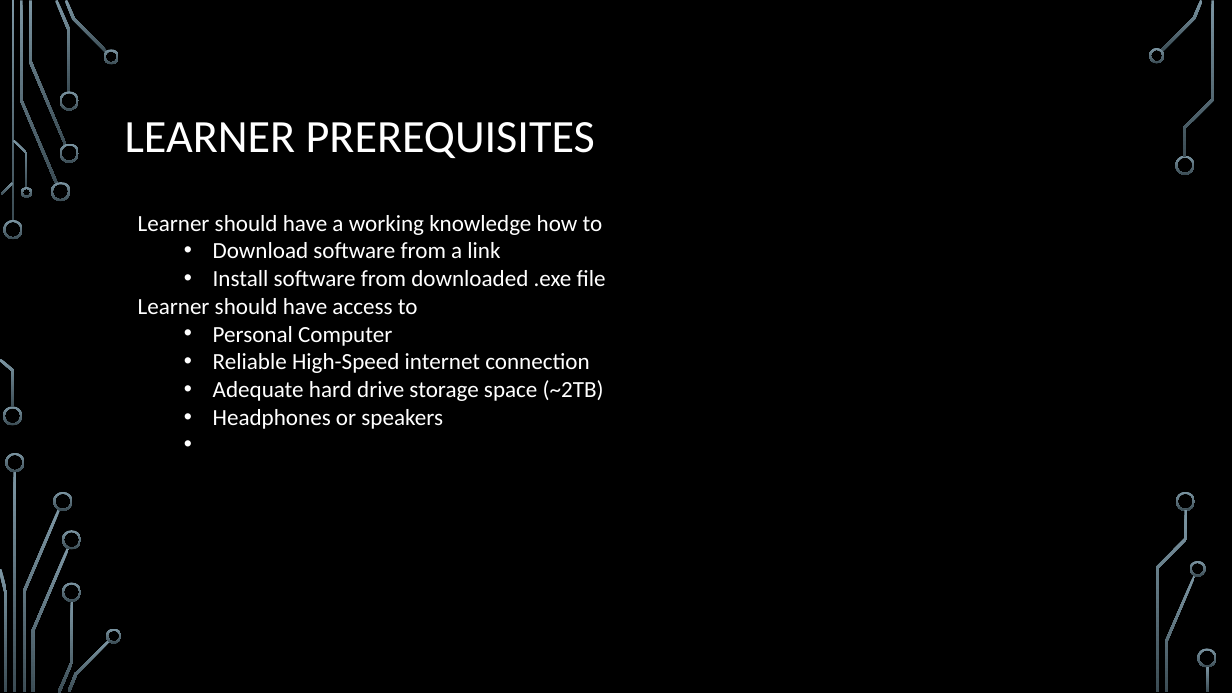
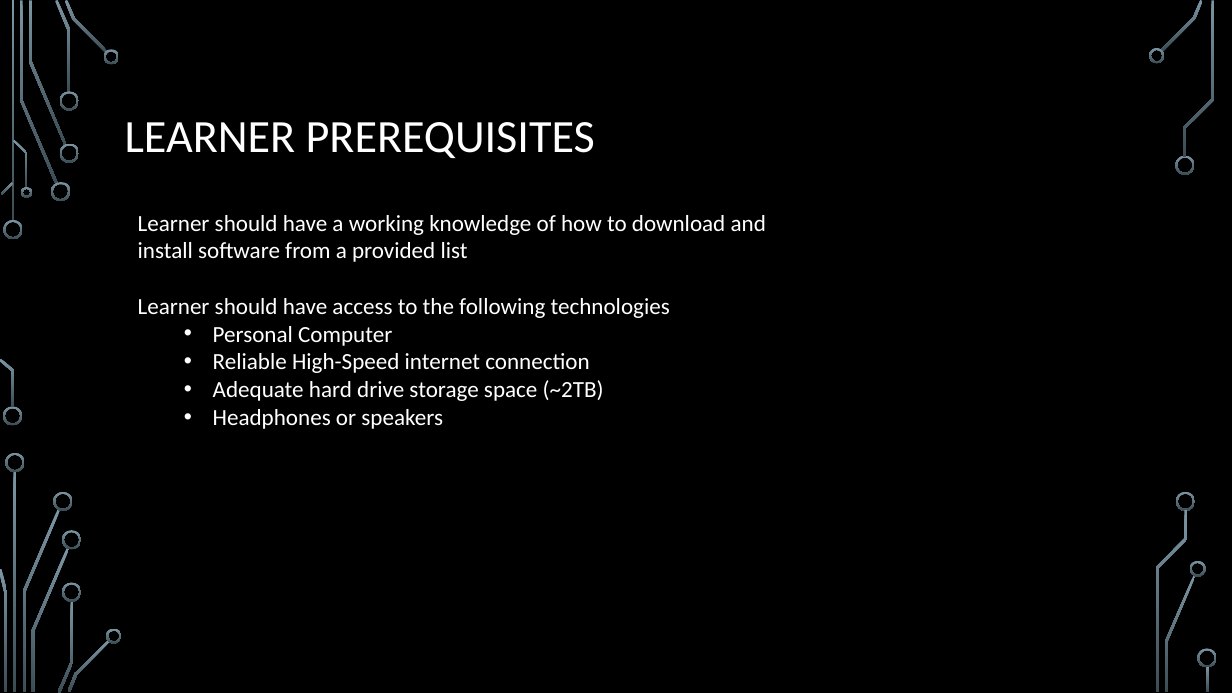
Before and after one commit to hooksta4/refactored-octo-broccoli, a slide deck: slide 3 of Course Materials/Github Training[Module 1].pptx. Drawn at 1232x693 pixels with LibreOffice and Linux fonts; fonts in the diff are those of the drawing; background and template pictures are left out. Boxes give left, top, right and bottom in pixels: in the first picture for what was removed or moved away, otherwise in the second. Text is boxed around its words. In the diff, an @@ line names an element or a change of style, - is before the commit and + after.

```diff
--- a/Course Materials/Github Training[Module 1].pptx
+++ b/Course Materials/Github Training[Module 1].pptx
@@ text at box(138, 215, 766, 318): text changed @@
-Learner should have a working knowledge how to
-  • Download software from a link
-  • Install software from downloaded .exe file
-Learner should have access to
+Learner should have a working knowledge of how to download and install software from a provided list
+Learner should have access to the following technologies
```
Also in this commit, not shown: 2 other slides changed.
